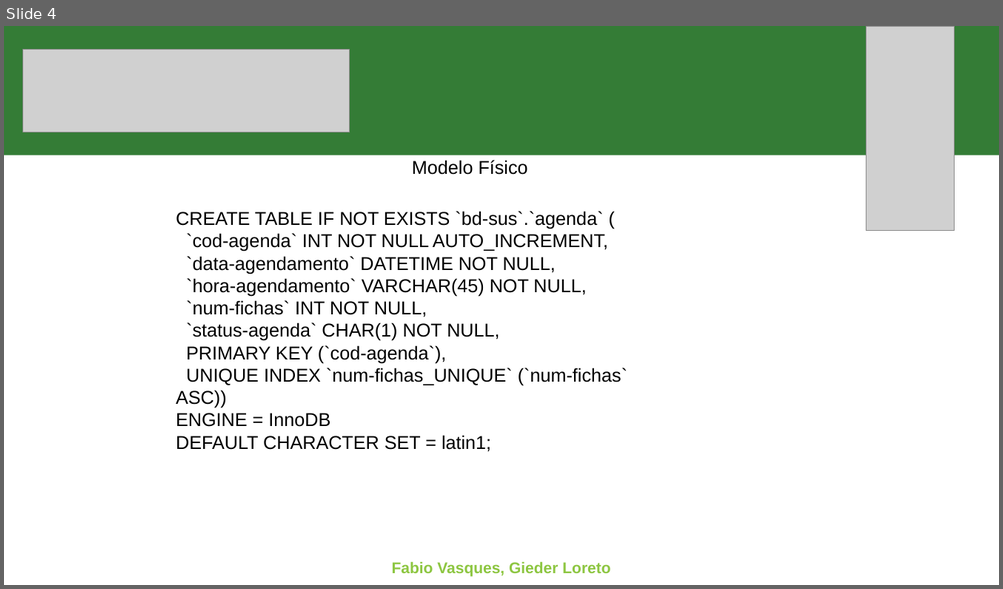
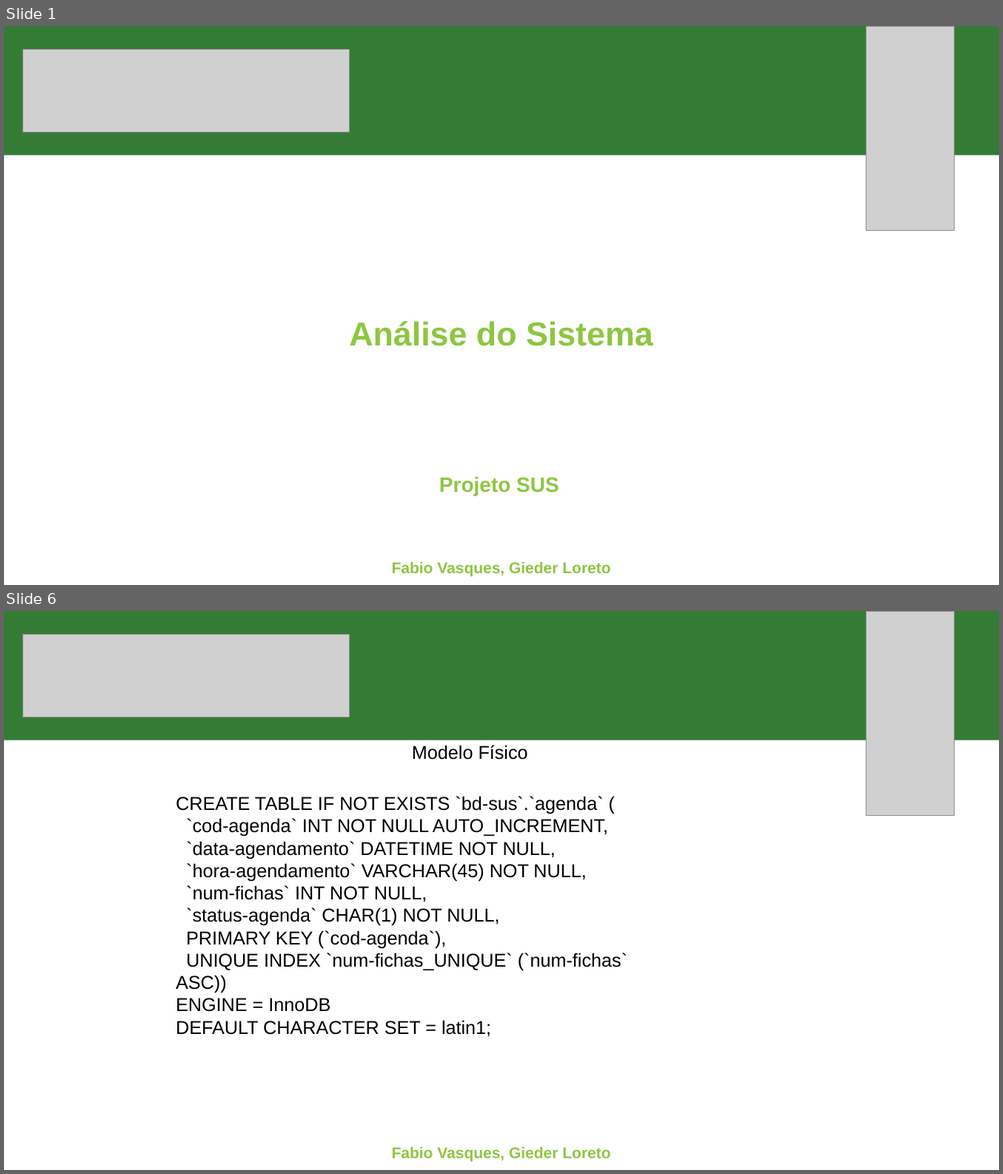
Before and after one commit to fabioportovasques/projeto-sus, a slide deck: segunda entrega/segunda entrega.pptx. Shown one above the other, each under a label of ours: slide 4 before the commit, slides 1 and 6 after it; the slides between them are not shown. The pictures are 1003x589 and 1003x1174 pixels, drawn with LibreOffice and Linux fonts; fonts in the diff are those of the drawing; grey boxes stand for pictures. Boxes give left, top, right and bottom in pixels: in the first picture for what was removed or moved away, otherwise in the second. Text is boxed around its words. In the diff, an @@ line names an element or a change of style, - is before the commit and + after.

```diff
--- a/segunda entrega/segunda entrega.pptx
+++ b/segunda entrega/segunda entrega.pptx
@@ slide 1 added at <box>4,26,999,585</box>, background #FFFFFF @@
@@ rectangle added at <box>4,26,999,155</box>, fill #347C36 @@
@@ picture added at <box>866,26,954,230</box> @@
@@ picture added at <box>23,49,350,132</box> @@
@@ text added at <box>349,321,653,496</box>, 32 pt, text #8DC641, bold @@
+Análise do Sistema
+Projeto SUS
@@ text added at <box>392,562,610,577</box>, 15 pt, text #8DC641, bold @@
+Fabio Vasques, Gieder Loreto
@@ what was slide 4 is now slide 6 @@
```
Also in this commit, not shown: 3 slides changed, 1 other slide added, 1 other file.
